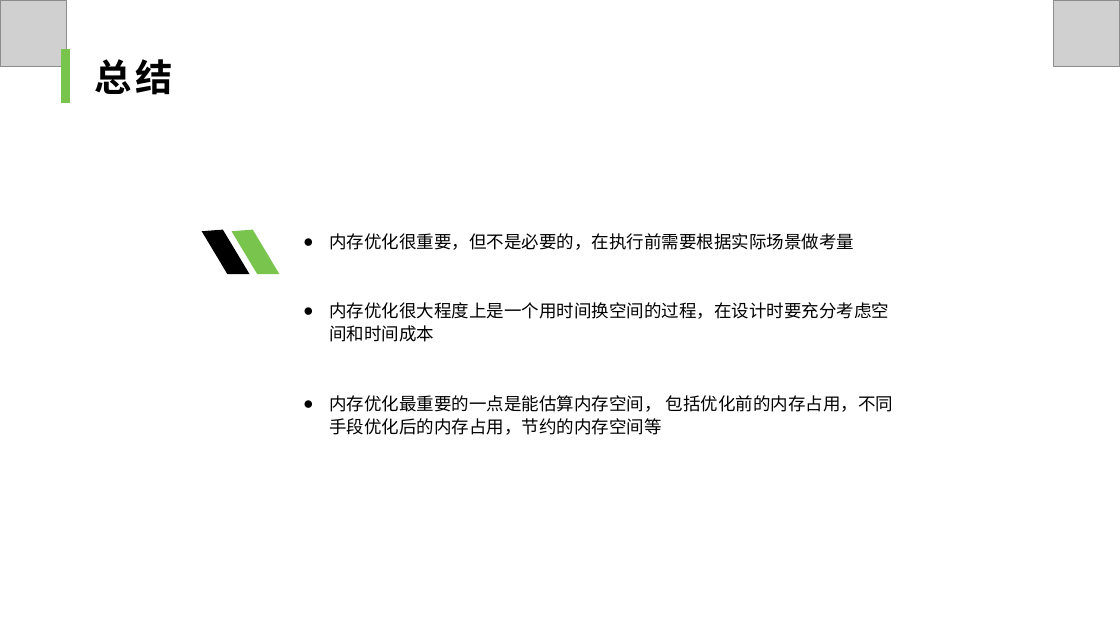
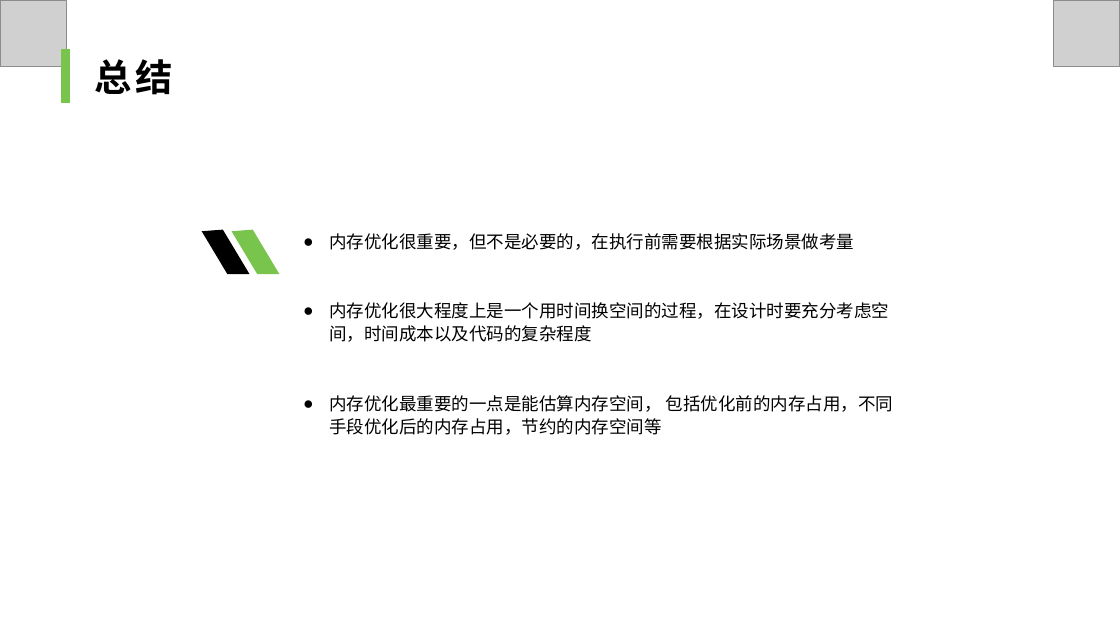
Before and after one commit to JiangJibo/project, a slide deck: slide 20 of web/src/main/resources/Java内存优化分享.pptx. Drawn at 1120x630 pixels with LibreOffice and Linux fonts; fonts in the diff are those of the drawing; grey boxes stand for pictures. Boxes give left, top, right and bottom in pixels: in the first picture for what was removed or moved away, otherwise in the second. Text is boxed around its words. In the diff, an @@ line names an element or a change of style, - is before the commit and + after.

```diff
--- a/web/src/main/resources/Java内存优化分享.pptx
+++ b/web/src/main/resources/Java内存优化分享.pptx
@@ text in free at [329,302,889,342]: text changed @@
-● 内存优化很大程度上是一个用时间换空间的过程，在设计时要充分考虑空间和时间成本
+● 内存优化很大程度上是一个用时间换空间的过程，在设计时要充分考虑空间，时间成本以及代码的复杂程度
```
Also in this commit, not shown: 1 other slide changed, 1 other file.
